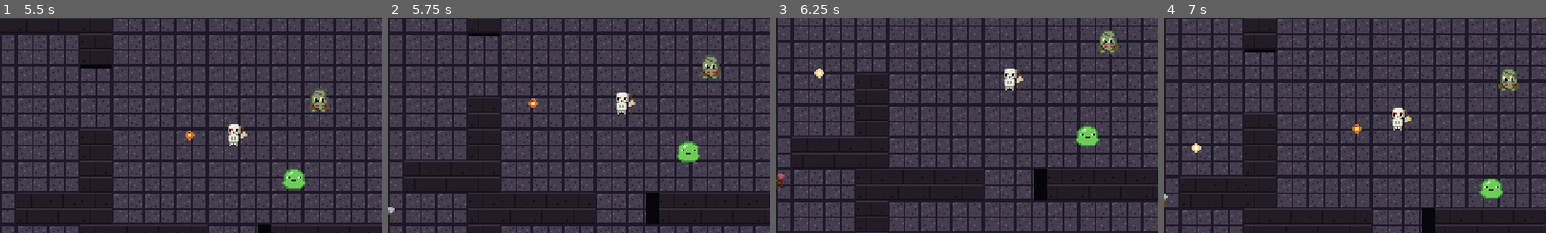
Above: before the commit, frames 1-4 (left to right).
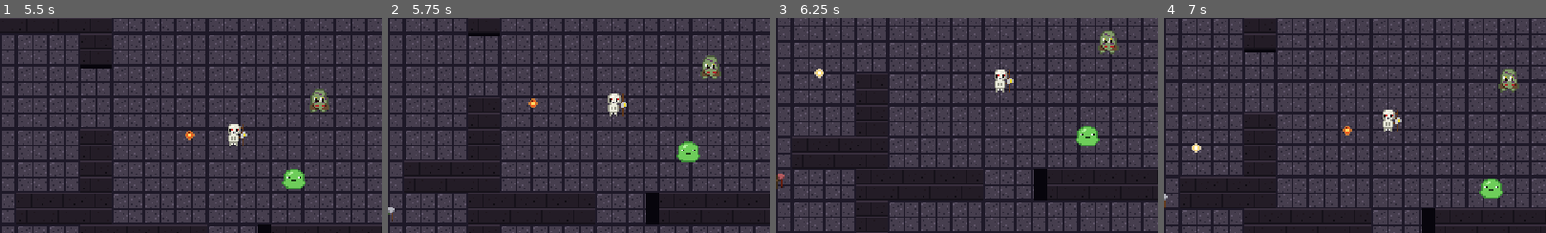
Above: after the commit, the same moments.

Repository: slartus/roguelike-game
Game: Godot game, scene res://scenes/main.tscn
The game is run twice, just before and just after one commit, with the same random seed, the same clock (stepped at 60 frames per second) and the same inputs.
Inputs (mouse positions are % of the whole screen's width and height, from its top left):
- Up to frame 1 (5.5 s): tap Enter at 0.5 s; move the mouse to (72, 45) at 0.52 s; press the mouse at (72, 45) at 0.53 s; hold D (move_right) 0.53-1.25 s; release the mouse at (72, 45) at 1.25 s; drag from (30, 55) to (45, 70) at 1.27 s; move the mouse to (60, 28) at 2.02 s; hold D (move_right) 2.03-2.75 s; tap Alt at 2.1, 5.1 s; drag from (45, 70) to (20, 35) at 2.77 s; move the mouse to (80, 65) at 3.52 s; press the mouse at (80, 65) at 3.53 s; hold A (move_left) 3.53-4.25 s; release the mouse at (80, 65) at 4.25 s; drag from (20, 35) to (31, 50) at 4.27 s; move the mouse to (55, 50) at 5.02 s; hold S (move_down) from 5.03 s (still down); click (55, 50) at 5.17 s
- Up to frame 2 (5.75 s): keep holding S (move_down)
- Up to frame 3 (6.25 s): release S (move_down) at 5.75 s; drag from (35, 25) to (30, 55) at 5.77 s
- Up to frame 4 (7 s): move the mouse to (72, 45) at 6.52 s; press the mouse at (72, 45) at 6.53 s; hold W (move_up) from 6.53 s (still down)
The pictures show only the part of the screen within x 29-79%, y 18-68%; the shares and areas given below are measured in that part.

Frame 1 is identical in both runs. In frame 2, 0.5% of the frame differs, in the area x 57-65%, y 34-46%; in frame 3, 0.6%; in frame 4, 0.7%, in the area x 46-65%, y 41-55%.

Commit message:
feat(ai): ranged enemies kite the player instead of standing still
Skeleton Archer and Lich are no longer stationary — they now move to
maintain a preferred distance from the player. Feels much more like
a proper RPG archer than a shooting turret.

scenes/enemies/ranged_enemy.gd:
- New @export fields:
    speed: float = 30.0
    preferred_range: float = 160.0
    min_range: float = 100.0
- _physics_process implicit state machine:
    * player out of perception -> stand still, don't shoot
    * dist > preferred_range   -> move toward player
    * dist < min_range         -> retreat away from player
    * min_range .. preferred   -> stand still, fire timer runs
- All movement via move_and_slide (prevents wall-stick, matches the
  melee freeze fix pattern).

Lich .tscn overrides: speed=25, preferred_range=130, min_range=80 —
the mage stays closer than the archer (its bullet moves like magic
missile, not an arrow, and lich lore usually keeps them near).

Skeleton Archer keeps ranged_enemy.gd defaults.

Tests (test/unit/test_ranged_enemy_kiting.gd, 6 new):
- test_ranged_moves_toward_player_when_beyond_preferred_range
- test_ranged_retreats_when_within_min_range
- test_ranged_stands_still_in_preferred_band
- test_lich_kites_at_closer_range_than_archer
- test_ranged_ranges_are_consistent (min < preferred, speed > 0)
- test_ranged_does_not_shoot_outside_perception (fire_timer frozen)

Tests use enemy._physics_process(0.016) direct call rather than
await physics_frame — direct dispatch is more deterministic across
GUT versions and gives us the same velocity that a real physics
tick would set.

GUT: 57/57 passing (was 51).

Docs (docs/gamedesign/enemies.md):
- Skeleton Archer / Lich stat tables gained speed, perception_radius,
  preferred_range, min_range rows.
- "Дефолтное поведение" bullet for Ranged rewritten around kiting.

Pre-commit per CLAUDE workflow:
- GUT: 57/57.
- code-reviewer: READY-TO-COMMIT after adding the MINOR (kiting tests).

Diff:
--- a/scenes/enemies/lich.tscn
+++ b/scenes/enemies/lich.tscn
@@ -16,6 +16,9 @@
 xp_reward = 12
 gold_reward = 4
 pickup_drop_chance = 0.35
+speed = 25.0
+preferred_range = 130.0
+min_range = 80.0
 
 [node name="Visual" type="Sprite2D" parent="."]
 texture = ExtResource("3_tex")
--- a/scenes/enemies/ranged_enemy.gd
+++ b/scenes/enemies/ranged_enemy.gd
@@ -1,8 +1,14 @@
 extends CharacterBody2D
 
-# Ranged (Skeleton Archer, Lich). Стационарный: не двигается, но
-# стреляет когда видит игрока в perception_radius. Если игрок вышел
-# из радиуса — прекращает стрелять, ждёт.
+# Ranged (Skeleton Archer, Lich). Двигается по kite-паттерну: держится
+# на preferred_range дистанции от игрока и стреляет когда игрок в
+# perception_radius.
+#
+# States (implicit):
+# - Idle: игрок вне perception → стоим, не стреляем.
+# - Close-in: dist > preferred_range → идём к игроку.
+# - Retreat: dist < min_range → отходим спиной.
+# - Fire: min_range <= dist <= preferred_range → стоим и стреляем.
 
 signal died_at(position: Vector2)
 
@@ -15,6 +21,9 @@
 @export var xp_reward: int = 7
 @export var gold_reward: int = 2
 @export var perception_radius: float = 200.0
+@export var speed: float = 30.0
+@export var preferred_range: float = 160.0
+@export var min_range: float = 100.0
 
 var health: int
 var _target: Node2D
@@ -33,9 +42,28 @@
 	if _target == null or not is_instance_valid(_target):
 		_target = _find_player()
 	if _target == null:
+		velocity = Vector2.ZERO
+		move_and_slide()
 		return
-	if global_position.distance_to(_target.global_position) > perception_radius:
+
+	var dist := global_position.distance_to(_target.global_position)
+	if dist > perception_radius:
+		# Игрок вне видимости — не двигаемся, не стреляем.
+		velocity = Vector2.ZERO
+		move_and_slide()
 		return
+
+	# Kiting: приближаемся если далеко, отходим если близко.
+	var to_player := (_target.global_position - global_position).normalized()
+	if dist > preferred_range:
+		velocity = to_player * speed
+	elif dist < min_range:
+		velocity = -to_player * speed
+	else:
+		velocity = Vector2.ZERO
+	move_and_slide()
+
+	# Стрельба — всегда пока игрок в perception.
 	_fire_timer -= delta
 	if _fire_timer <= 0.0:
 		_fire_timer = fire_interval
--- /dev/null
+++ b/test/unit/test_ranged_enemy_kiting.gd
@@ -0,0 +1,78 @@
+extends GutTest
+
+# Тесты kiting-поведения Ranged-врагов (Skeleton Archer, Lich).
+#
+# Проверяем что velocity после _physics_process корректно указывает
+# в сторону игрока (dist > preferred_range), в противоположную
+# сторону (dist < min_range) или нулевая (в диапазоне).
+
+const RangedScene = preload("res://scenes/enemies/ranged_enemy.tscn")
+const LichScene = preload("res://scenes/enemies/lich.tscn")
+
+func _create_fake_player(pos: Vector2) -> Node2D:
+	var p := Node2D.new()
+	p.global_position = pos
+	p.add_to_group("player")
+	add_child_autofree(p)
+	return p
+
+func test_ranged_moves_toward_player_when_beyond_preferred_range() -> void:
+	_create_fake_player(Vector2(180, 0))   # dist 180 > preferred 160
+	var enemy = RangedScene.instantiate()
+	enemy.global_position = Vector2.ZERO
+	add_child_autofree(enemy)
+	# Direct вызов надёжнее чем await physics_frame в GUT.
+	enemy._physics_process(0.016)
+	assert_gt(enemy.velocity.x, 0.0,
+		"Skeleton Archer должен идти к игроку когда dist > preferred_range (180 > 160)")
+
+func test_ranged_retreats_when_within_min_range() -> void:
+	_create_fake_player(Vector2(50, 0))    # dist 50 < min 100
+	var enemy = RangedScene.instantiate()
+	enemy.global_position = Vector2.ZERO
+	add_child_autofree(enemy)
+	enemy._physics_process(0.016)
+	assert_lt(enemy.velocity.x, 0.0,
+		"Skeleton Archer должен отступать когда dist < min_range (50 < 100)")
+
+func test_ranged_stands_still_in_preferred_band() -> void:
+	_create_fake_player(Vector2(130, 0))   # 100 <= 130 <= 160
+	var enemy = RangedScene.instantiate()
+	enemy.global_position = Vector2.ZERO
+	add_child_autofree(enemy)
+	enemy._physics_process(0.016)
+	assert_eq(enemy.velocity, Vector2.ZERO,
+		"Skeleton Archer стоит когда dist в [min_range, preferred_range]")
+
+func test_lich_kites_at_closer_range_than_archer() -> void:
+	# Lich имеет preferred_range = 130 (vs archer 160) — держится ближе.
+	var lich = LichScene.instantiate()
+	var archer = RangedScene.instantiate()
+	assert_lt(lich.preferred_range, archer.preferred_range,
+		"Lich preferred_range должен быть меньше archer")
+	assert_lt(lich.min_range, archer.min_range,
+		"Lich min_range должен быть меньше archer")
+	lich.free()
+	archer.free()
+
+func test_ranged_ranges_are_consistent() -> void:
+	# Инвариант: min < preferred, speed > 0 для обеих сцен.
+	for scene in [RangedScene, LichScene]:
+		var e = scene.instantiate()
+		assert_lt(e.min_range, e.preferred_range,
+			"%s min_range < preferred_range" % scene.resource_path)
+		assert_gt(e.speed, 0.0,
+			"%s speed > 0" % scene.resource_path)
+		e.free()
+
+func test_ranged_does_not_shoot_outside_perception() -> void:
+	# Игрок вне perception (200) — timer не должен тикать / стрелять.
+	_create_fake_player(Vector2(500, 0))   # 500 > 200
+	var enemy = RangedScene.instantiate()
+	enemy.global_position = Vector2.ZERO
+	add_child_autofree(enemy)
+	var timer_before = enemy._fire_timer
+	enemy._physics_process(0.016)
+	# Timer должен остаться прежним (не декрементился)
+	assert_eq(enemy._fire_timer, timer_before,
+		"fire_timer не должен убывать когда игрок вне perception")
Not shown, changed: docs/gamedesign/enemies.md
